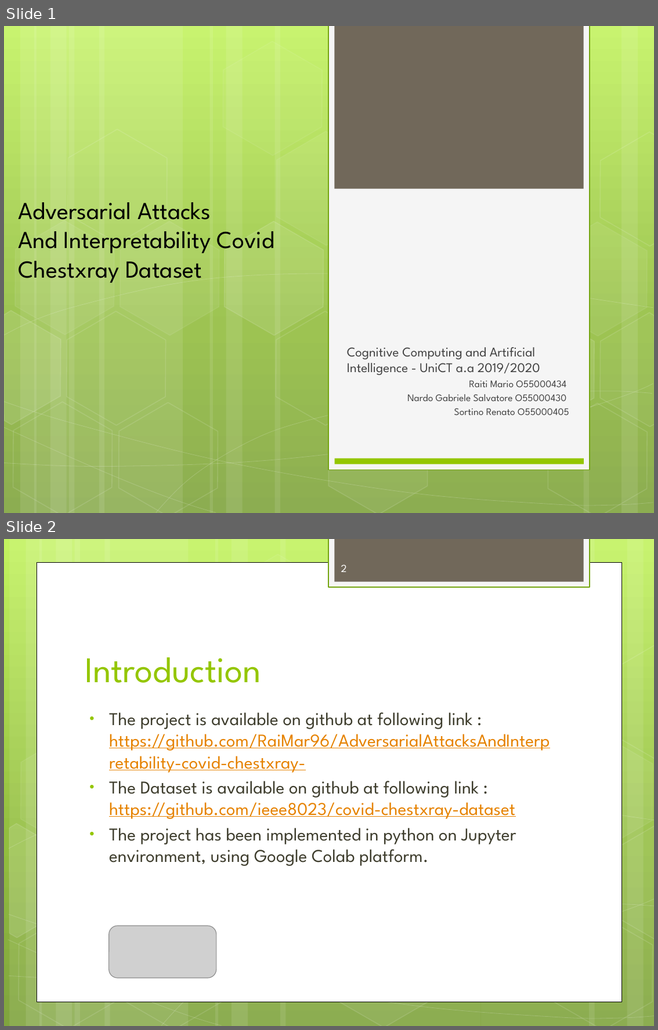
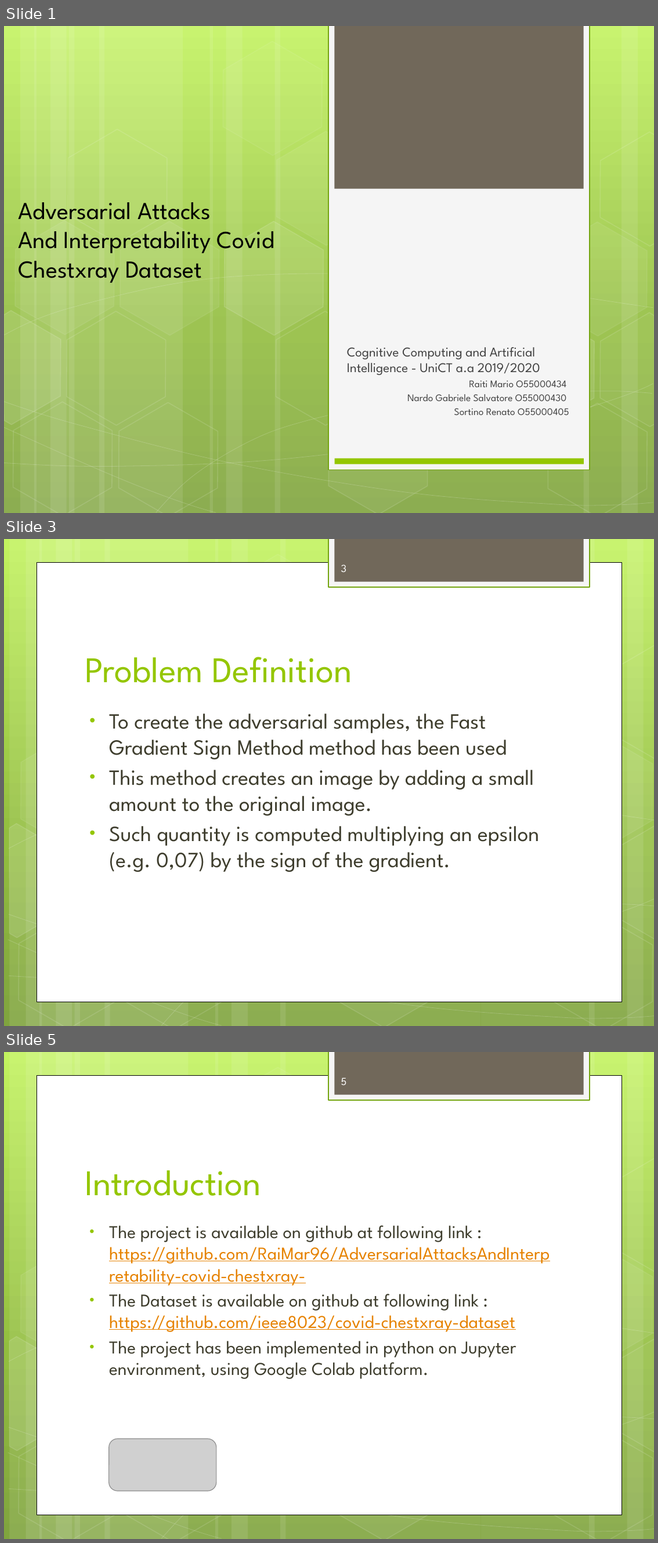
Before and after one commit to RaiMar96/AdversarialAttacksAndInterpretability-covid-chestxray-, a slide deck: docs/ProjectOverview.pptx. Shown one above the other, each under a label of ours: slides 1 and 2 before the commit, slides 1, 3 and 5 after it; the slides between them are not shown. The pictures are 658x1030 and 658x1543 pixels, drawn with LibreOffice and Linux fonts; fonts in the diff are those of the drawing; grey boxes stand for pictures. Boxes give left, top, right and bottom in pixels: in the first picture for what was removed or moved away, otherwise in the second. Text is boxed around its words. In the diff, an @@ line names an element or a change of style, - is before the commit and + after.

```diff
--- a/docs/ProjectOverview.pptx
+++ b/docs/ProjectOverview.pptx
@@ slide 3 added at box(4, 539, 654, 1026), background gradient #C3F35F to #93BF3F to #81A53E; not listed: 31 template elements that a slide beside it also shows @@
@@ page number added at box(341, 565, 347, 572), 12 pt, text #FEFEFE @@
+3
@@ title added at box(85, 657, 352, 683), 40 pt, text #94C600 @@
+Problem Definition
@@ text added at box(109, 714, 539, 872), 24 pt, text #3E3D2D @@
+• To create the adversarial samples, the Fast Gradient Sign Method method has been used
+• This method creates an image by adding a small amount to the original image.
+• Such quantity is computed multiplying an epsilon (e.g. 0,07) by the sign of the gradient.
@@ what was slide 2 is now slide 5 @@
@@ page number at box(341, 1078, 347, 1085): text changed @@
-2
+5
```
Also in this commit, not shown: 6 slides changed, 8 other slides added, 3 slides removed, 2 other files.
